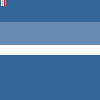
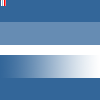
Revision of a layered 100 × 100 image; what changed, layer by layer:
added layer "Ebene 5" above "Ebene 1 Kopie" over [3, 55, 100, 78]
painted on "Ebene 1 Kopie" over [3, 55, 100, 78]
